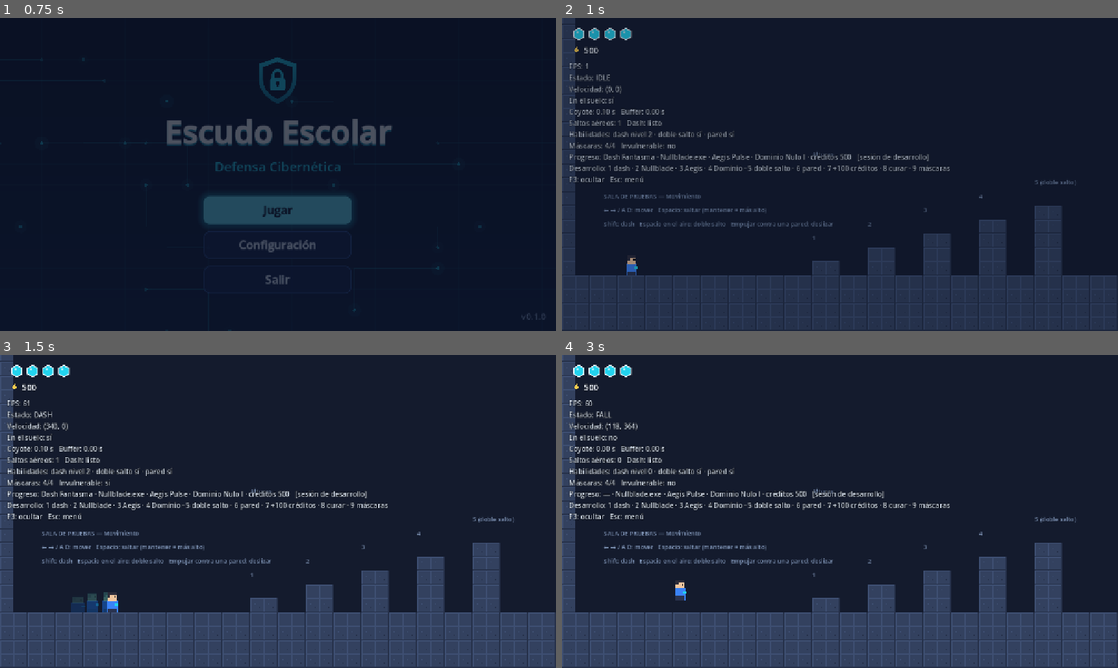
Above: before the commit, frames 1-4 (two rows, left to right).
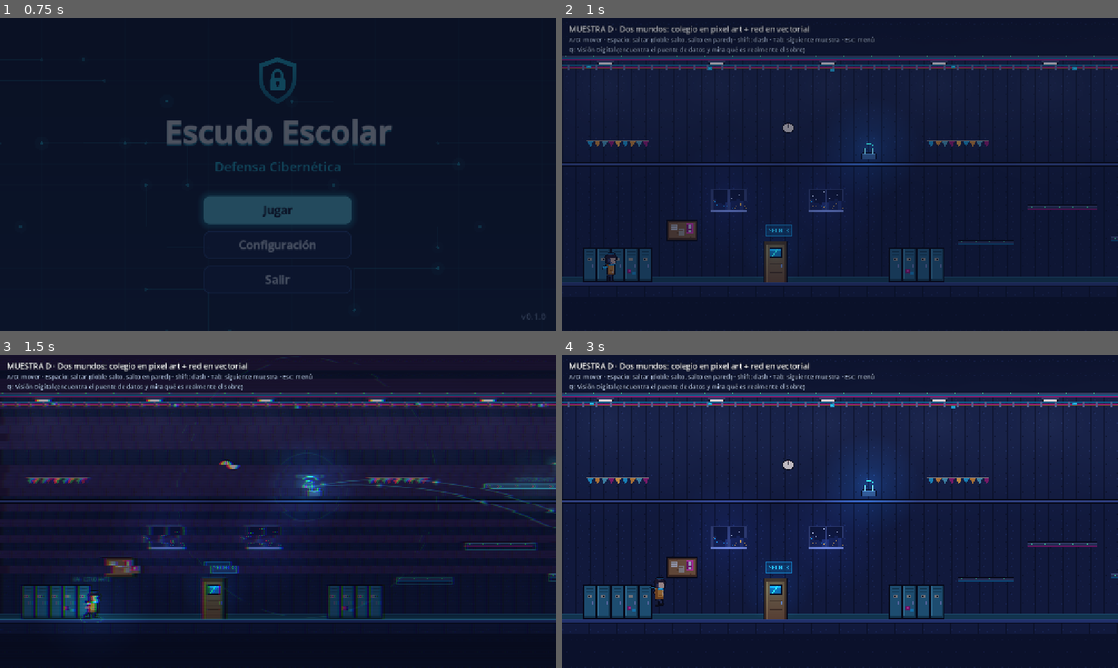
Above: after the commit, the same moments.

Repository: codingraphcr/schoolgame
Game: Godot game, scene res://ui/menus/main_menu/main_menu.tscn
Same seed, same stepped clock (60 frames per second), same inputs: the game is played once before the commit and once after it.
Inputs:
- Up to frame 1 (0.75 s): click "Jugar" at 0.5 s
- Up to frame 2 (1 s): no input
- Up to frame 3 (1.5 s): tap Enter at 1.25 s; hold D (move_right) from 1.28 s (still down); hold Q (vision) from 1.28 s (still down); tap Shift (dash) at 1.35 s
- Up to frame 4 (3 s): tap Space (jump) at 1.52, 1.82, 2.27, 2.57 s; release D (move_right) at 2.03 s; release Q (vision) at 2.03 s; hold A (move_left) 2.03-2.78 s; tap Q (vision) at 2.1 s; tap 1 at 2.3, 2.85 s; hold D (move_right) from 2.78 s (still down)

Frame 1 is identical in both runs. In frame 2, 31% of the frame differs, in the area x 0-100%, y 0-100%; in frame 3, 39%; in frame 4, 55%.

Commit message:
Z1: retirar la sala de desarrollo
- Sin sala de pruebas en el juego: las habilidades se prueban en el mapa
  a medida que se desbloquean. Se quitan la sesión de desarrollo de
  GameState y las teclas 1-9.
- La sala gris pasa a tests/fixtures/, solo para pruebas automáticas;
  cada prueba declara en GameState las habilidades que necesita.
- "Jugar" abre provisionalmente la muestra D de Ariel (estilo oficial)
  hasta que exista la sala real (Z3).
- Documentación: progresión de la historia (etapa 0 sin habilidades,
  Visión Digital en el laboratorio, mini aventura con Nullblade, dash y
  doble salto) y dash-parry desde el primer dash.

Co-Authored-By: Claude Opus 5.5 <noreply@anthropic.com>

Diff:
--- a/autoload/game_state.gd
+++ b/autoload/game_state.gd
@@ -66,10 +66,6 @@
 ## 0 = bloqueado · 1, 2, 3 = versiones I, II, III
 var domain_stage := 0
 
-## Sesión de desarrollo: todo desbloqueado temporalmente; al terminar se restaura la partida.
-var is_dev_session := false
-var _dev_backup: Dictionary = {}
-
 
 ## Vuelve al estado inicial (nueva partida).
 func reset() -> void:
@@ -260,36 +256,6 @@
 	nullblade_stage = 0
 	aegis_stage = 0
 	domain_stage = 0
-
-
-# --- Sesión de desarrollo ---
-
-## Desbloquea todo temporalmente (sala de desarrollo). La partida real queda guardada aparte
-## y se restaura con end_dev_session(). No anida: si ya hay una sesión, no hace nada.
-func begin_dev_session() -> void:
-	if is_dev_session:
-		return
-	_dev_backup = to_dict()
-	is_dev_session = true
-	credits = 500
-	dash_level = 2
-	can_double_jump = true
-	can_wall_jump = true
-	vision_unlocked = true
-	nullblade_stage = 1
-	aegis_stage = 1
-	domain_stage = 1
-	progress_changed.emit()
-	credits_changed.emit(credits, 0)
-
-
-func end_dev_session() -> void:
-	if not is_dev_session:
-		return
-	is_dev_session = false
-	from_dict(_dev_backup)
-	_dev_backup = {}
-	credits_changed.emit(credits, 0)
 
 
 # --- Guardado (preparado para más adelante) ---
--- a/autoload/scene_manager.gd
+++ b/autoload/scene_manager.gd
@@ -5,7 +5,8 @@
 
 const MAIN_MENU := "res://ui/menus/main_menu/main_menu.tscn"
 const SETTINGS := "res://ui/menus/settings/settings_screen.tscn"
-const COMBAT_TEST_ROOM := "res://world/test/combat_test_room.tscn"
+## Primera sala jugable. Provisional: la muestra D de Ariel, hasta que exista la sala real (tarea Z3).
+const FIRST_ROOM := "res://prototypes/estilos/dos_mundos/muestra_dos_mundos.tscn"
 
 const FADE_DURATION := 0.25
 const FADE_COLOR := Color(0.039, 0.067, 0.141)
--- a/world/test/combat_test_room.tscn
+++ b/tests/fixtures/combat_test_room.tscn
@@ -1,6 +1,6 @@
 [gd_scene format=4]
 
-[ext_resource type="Script" path="res://world/test/combat_test_room.gd" id="1_uoxq1"]
+[ext_resource type="Script" path="res://world/rooms/room.gd" id="1_uoxq1"]
 [ext_resource type="TileSet" path="res://world/tilesets/graybox_tileset.tres" id="2_bamgg"]
 [ext_resource type="PackedScene" path="res://characters/player/player.tscn" id="3_4vjnb"]
 [ext_resource type="PackedScene" path="res://world/camera/game_camera.tscn" id="4_kicyc"]
@@ -56,7 +56,7 @@
 scale = Vector2(0.5, 0.5)
 theme_override_font_sizes/font_size = 14
 theme_override_colors/font_color = Color(0.55, 0.64, 0.78, 0.9)
-text = "SALA DE PRUEBAS — Movimiento"
+text = "SALA DE PRUEBAS AUTOMÁTICAS (no forma parte del juego)"
 
 [node name="Label02" type="Label" parent="Labels" unique_id=444835873]
 texture_filter = 2
--- a/tests/test_player_abilities.gd
+++ b/tests/test_player_abilities.gd
@@ -2,7 +2,7 @@
 ## Prueba automática: dash, doble salto y deslizamiento/salto de pared.
 ## Ejecutar: godot --headless --path . --script res://tests/test_player_abilities.gd
 
-const ROOM := "res://world/test/combat_test_room.tscn"
+const ROOM := "res://tests/fixtures/combat_test_room.tscn"
 const FLOOR_Y := 480.0
 const NEAR_LEFT_WALL := Vector2(40, 300)  # En el aire, junto a la pared izquierda (cara interior en x=16)
 
@@ -18,6 +18,11 @@
 
 
 func _run() -> void:
+	var state := root.get_node("GameState")
+	state.reset()
+	state.set_dash_level(2)
+	state.unlock_double_jump()
+	state.unlock_wall_jump()
 	change_scene_to_file(ROOM)
 	await _frames(30)
 	room = current_scene as Room
--- a/tests/test_player_health.gd
+++ b/tests/test_player_health.gd
@@ -2,7 +2,7 @@
 ## Prueba automática: máscaras, daño, invulnerabilidad, peligros, muerte y niveles del dash.
 ## Ejecutar: godot --headless --path . --script res://tests/test_player_health.gd
 
-const ROOM := "res://world/test/combat_test_room.tscn"
+const ROOM := "res://tests/fixtures/combat_test_room.tscn"
 const FLOOR_Y := 480.0
 const BEFORE_FLOOR_SPIKES := Vector2(1080, 480)  # Pinchos del suelo: x 1120–1152
 const DASH_OVER_SPIKES := Vector2(1110, 480)
@@ -20,6 +20,9 @@
 
 
 func _run() -> void:
+	var state := root.get_node("GameState")
+	state.reset()
+	state.set_dash_level(2)
 	change_scene_to_file(ROOM)
 	await _frames(30)
 	room = current_scene as Room
--- a/tests/test_player_movement.gd
+++ b/tests/test_player_movement.gd
@@ -2,7 +2,7 @@
 ## Prueba automática: movimiento del jugador en la sala de pruebas.
 ## Ejecutar: godot --headless --path . --script res://tests/test_player_movement.gd
 
-const ROOM := "res://world/test/combat_test_room.tscn"
+const ROOM := "res://tests/fixtures/combat_test_room.tscn"
 const FLOOR_Y := 480.0  # Superficie del suelo de la sala (fila 30 × 16 px)
 const PIT_EDGE_X := 600.0  # Un poco antes del primer hueco (columna 40)
 const ONE_WAY_X := 1024.0  # Bajo la primera plataforma de un sentido (superficie en y=416)
@@ -20,13 +20,12 @@
 
 
 func _run() -> void:
+	# Movimiento base: sin dash, doble salto ni salto de pared.
+	root.get_node("GameState").reset()
 	change_scene_to_file(ROOM)
 	await _frames(30)
 	room = current_scene as Room
 	player = room.player
-	# Esta prueba mide el movimiento base: sin doble salto ni salto de pared.
-	player.can_double_jump = false
-	player.can_wall_jump = false
 	player.jumped.connect(func() -> void: _jumps += 1)
 
 	await _test_ground_movement()
--- a/tests/test_progress.gd
+++ b/tests/test_progress.gd
@@ -1,10 +1,9 @@
 extends SceneTree
 ## Prueba automática: progreso del jugador en GameState, créditos, penalización al morir,
-## guardado y sesión de desarrollo de la sala de pruebas.
+## guardado y aplicación del progreso al jugador en una sala.
 ## Ejecutar: godot --headless --path . --script res://tests/test_progress.gd
 
-const ROOM := "res://world/test/combat_test_room.tscn"
-const MENU := "res://ui/menus/main_menu/main_menu.tscn"
+const ROOM := "res://tests/fixtures/combat_test_room.tscn"
 
 var _failures := 0
 var state: Node
@@ -19,7 +18,7 @@
 	_test_defaults_and_credits()
 	_test_limits()
 	_test_save_and_load()
-	await _test_dev_session()
+	await _test_room_applies_progress()
 
 	print("RESULTADO: ", "TODO OK" if _failures == 0 else "%d FALLOS" % _failures)
 	quit(0 if _failures == 0 else 1)
@@ -76,26 +75,26 @@
 	state.reset()
 
 
-func _test_dev_session() -> void:
-	# Progreso "real" de la historia antes de entrar a la sala de desarrollo.
+func _test_room_applies_progress() -> void:
 	state.reset()
 	state.add_credits(42)
 	state.set_dash_level(1)
+	state.set_max_masks(5)
 
 	change_scene_to_file(ROOM)
 	await _frames(30)
 	var room: Room = current_scene
 	var player := room.player
-	_check(state.is_dev_session, "la sala de pruebas abre una sesión de desarrollo")
-	_check(player.dash_level == 2 and player.can_double_jump and player.can_wall_jump, "en la sesión todo está desbloqueado y aplicado al jugador")
-	_check(state.credits == 500, "la sesión da créditos de prueba")
+	_check(player.dash_level == 1 and not player.can_double_jump and not player.can_wall_jump,
+		"la sala aplica el progreso: solo lo adquirido (dash 1, sin doble salto ni pared)")
+	_check(player.health.max_health == 5.0 and player.health.current == 5.0, "y las máscaras máximas, llenas al entrar")
+	_check(room.get_node("CombatHUD/Masks").get_child_count() == 5, "el HUD muestra 5 máscaras")
+	_check(room.get_node("CombatHUD/Credits")._amount.text == "42", "el HUD muestra los créditos")
 
-	state.set_dash_level(3)
-	state.set_max_masks(5)
+	state.set_dash_level(2)
+	state.unlock_double_jump()
 	await _frames(2)
-	_check(player.dash_level == 3, "un cambio de progreso se aplica al jugador en vivo")
-	_check(player.health.max_health == 5.0 and room.get_node("CombatHUD/Masks").get_child_count() == 5, "más máscaras: el jugador y el HUD se actualizan")
-	state.set_max_masks(4)
+	_check(player.dash_level == 2 and player.can_double_jump, "un desbloqueo se aplica al jugador en vivo")
 
 	var killer := HitboxComponent.new()
 	killer.collision_layer = 16
@@ -110,15 +109,11 @@
 	killer.global_position = player.global_position + Vector2(0, -10)
 	await _frames(6)
 	killer.queue_free()
-	_check(state.credits == 450, "morir en la sesión quita el 10 %% de los créditos (500 → %d)" % state.credits)
+	_check(state.credits == 38, "morir quita el 10 %% de los créditos (42 → %d)" % state.credits)
 	await create_timer(1.2, true, false, true).timeout
-	_check(room.get_node("CombatHUD/Credits")._amount.text == "450", "el HUD muestra los créditos actuales")
-
-	change_scene_to_file(MENU)
-	await _frames(10)
-	_check(not state.is_dev_session, "al salir de la sala termina la sesión de desarrollo")
-	_check(state.credits == 42 and state.dash_level == 1 and not state.can_wall_jump and state.max_masks == 4,
-		"y se restaura el progreso real de la historia")
+	_check(room.get_node("CombatHUD/Credits")._amount.text == "38", "el HUD actualiza los créditos")
+	_check(player.health.current == 5.0, "reaparece con las máscaras llenas")
+	state.reset()
 
 
 func _frames(count: int) -> void:
--- a/ui/debug/debug_overlay.gd
+++ b/ui/debug/debug_overlay.gd
@@ -18,12 +18,11 @@
 		"Saltos aéreos: %d   Dash: %s" % [player.air_jumps_left, "listo" if player.dash_cooldown_timer <= 0.0 else "%.2f s" % player.dash_cooldown_timer],
 		"Habilidades: dash nivel %d · doble salto %s · pared %s" % [player.dash_level, _on_off(player.can_double_jump), _on_off(player.can_wall_jump)],
 		"Máscaras: %d/%d   Invulnerable: %s" % [ceili(player.health.current), int(player.health.max_health), _on_off(player.is_invulnerable())],
-		"Progreso: %s · %s · %s · %s · créditos %d%s" % [
+		"Progreso: %s · %s · %s · %s · créditos %d" % [
 			GameState.DASH_NAMES[GameState.dash_level], GameState.NULLBLADE_NAMES[GameState.nullblade_stage],
 			GameState.AEGIS_NAMES[GameState.aegis_stage], GameState.DOMAIN_NAMES[GameState.domain_stage],
-			GameState.credits, "   [sesión de desarrollo]" if GameState.is_dev_session else ""],
-		"Desarrollo: 1 dash · 2 Nullblade · 3 Aegis · 4 Dominio · 5 doble salto · 6 pared · 7 +100 créditos · 8 curar · 9 máscaras",
-		"F3: ocultar   Esc: menú",
+			GameState.credits],
+		"F3: ocultar",
 	])
 
 
--- a/ui/menus/main_menu/main_menu.gd
+++ b/ui/menus/main_menu/main_menu.gd
@@ -23,7 +23,7 @@
 
 
 func _on_play_pressed() -> void:
-	SceneManager.change_scene(SceneManager.COMBAT_TEST_ROOM)
+	SceneManager.change_scene(SceneManager.FIRST_ROOM)
 
 
 func _on_settings_pressed() -> void:
--- a/world/test/combat_test_room.gd
+++ /dev/null
@@ -1,52 +0,0 @@
-extends Room
-## Sala de pruebas y desarrollo del prototipo de combate.
-## Abre una sesión de desarrollo: todo queda desbloqueado temporalmente y, al salir de la sala,
-## se restaura la partida real (las habilidades de capítulos posteriores se prueban aquí sin
-## desbloquearlas en la historia). Esc vuelve al menú (temporal, hasta que exista la pausa).
-##
-## Teclas de desarrollo (también se muestran en el panel F3):
-## 1 nivel del dash · 2 Nullblade · 3 Aegis · 4 Dominio Nulo · 5 doble salto · 6 pared
-## 7 +100 créditos · 8 llenar máscaras · 9 máscaras máximas (4 a 8)
-
-
-func _ready() -> void:
-	GameState.begin_dev_session()
-	super()
-
-
-func _exit_tree() -> void:
-	GameState.end_dev_session()
-
-
-func _unhandled_input(event: InputEvent) -> void:
-	if event.is_action_pressed("pause"):
-		get_viewport().set_input_as_handled()
-		SceneManager.change_scene(SceneManager.MAIN_MENU)
-
-
-func _unhandled_key_input(event: InputEvent) -> void:
-	var key := event as InputEventKey
-	if key == null or not key.pressed or key.echo:
-		return
-	match key.physical_keycode:
-		KEY_1:
-			GameState.set_dash_level((GameState.dash_level + 1) % (GameState.MAX_DASH_LEVEL + 1))
-		KEY_2:
-			GameState.set_nullblade_stage((GameState.nullblade_stage + 1) % (GameState.MAX_NULLBLADE_STAGE + 1))
-		KEY_3:
-			GameState.set_aegis_stage((GameState.aegis_stage + 1) % (GameState.MAX_AEGIS_STAGE + 1))
-		KEY_4:
-			GameState.set_domain_stage((GameState.domain_stage + 1) % (GameState.MAX_DOMAIN_STAGE + 1))
-		KEY_5:
-			GameState.unlock_double_jump(not GameState.can_double_jump)
-		KEY_6:
-			GameState.unlock_wall_jump(not GameState.can_wall_jump)
-		KEY_7:
-			GameState.add_credits(100)
-		KEY_8:
-			player.health.restore_full()
-		KEY_9:
-			GameState.set_max_masks(4 if GameState.max_masks >= 8 else GameState.max_masks + 1)
-		_:
-			return
-	get_viewport().set_input_as_handled()
Not shown, removed: world/test/combat_test_room.gd.uid
Not shown, changed: docs/arquitectura.md
Not shown, changed: docs/combate.md
